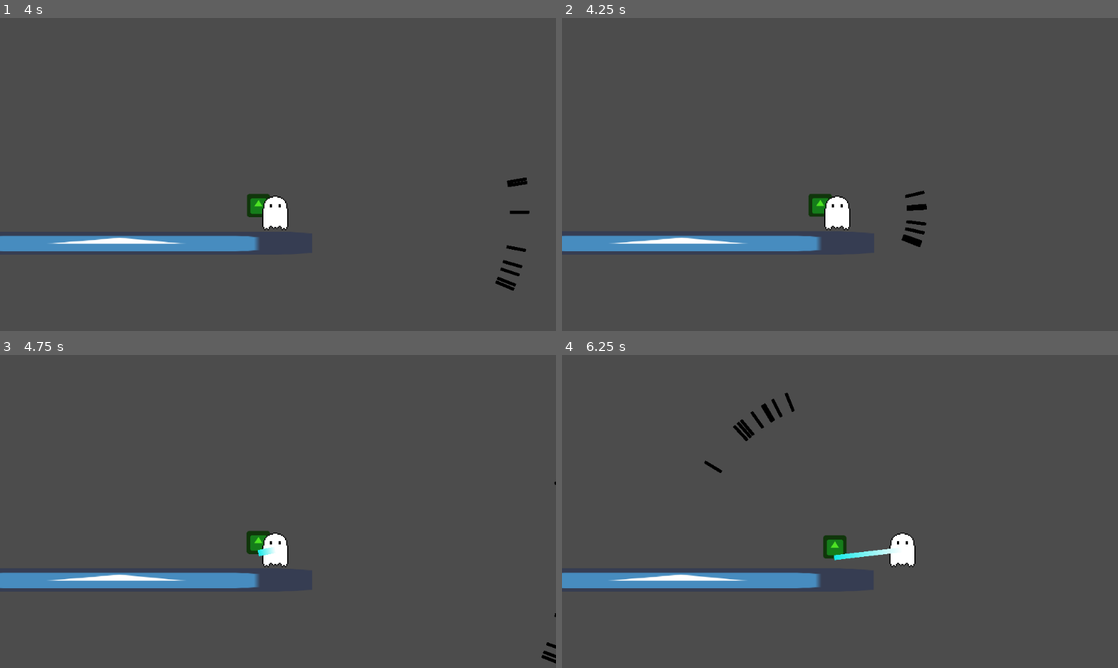
Above: before the commit, frames 1-4 (two rows, left to right).
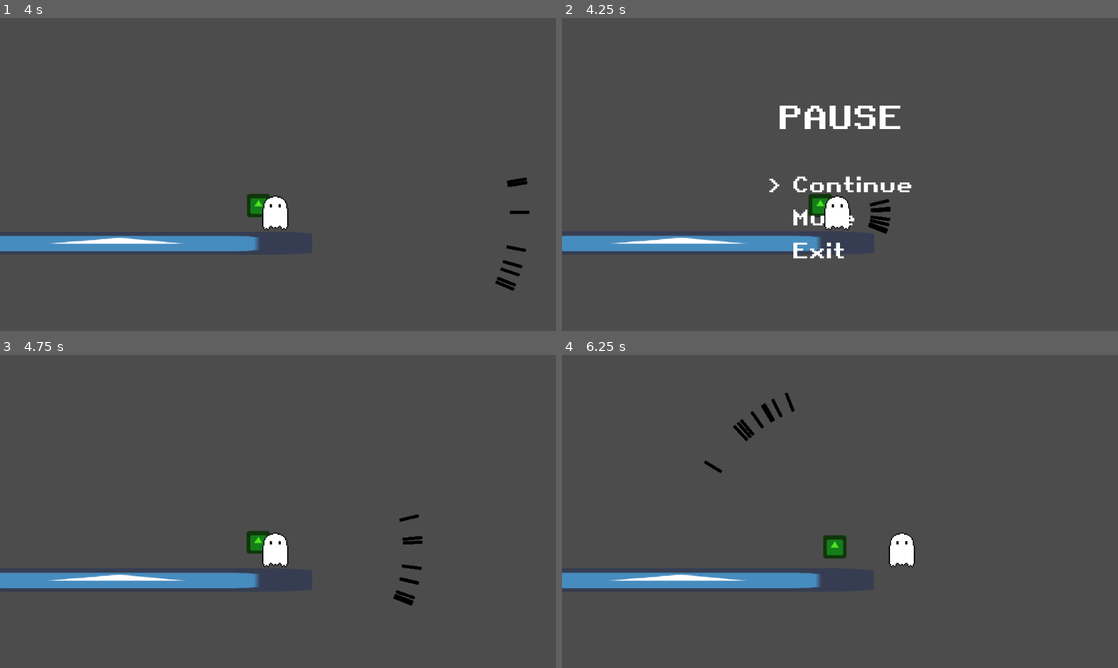
Above: after the commit, the same moments.

Repository: arnette-thomas/gmtk2021
Game: Godot game, scene res://scenes/World1.tscn
The game is run twice, just before and just after one commit, with the same random seed, the same clock (stepped at 60 frames per second) and the same inputs. The engine's default icon, where the game draws it, is replaced by a stand-in: a white triangle on a blue panel in a dark square.
Inputs (mouse positions are in pixels of both pictures, inside the frame that each line leads up to):
- Up to frame 1 (4 s): tap Enter (ui_accept) at 0.5, 1.52, 1.55, 1.82, 2.85, 3.02, 3.32, 3.77, 3.8 s; move the mouse to (400, 165) at 0.52 s; hold D (right) 0.53-1.28 s; hold Enter (ui_accept) 0.53-1.28 s; move the mouse to (166, 196) at 1.27 s; hold S (down) 1.28-2.03 s; click (166, 196) at 1.35 s; move the mouse to (333, 108) at 2.02 s; hold D (right) 2.03-2.78 s; hold Enter (ui_accept) 2.03-2.78 s; right-click (333, 108) at 2.1 s; move the mouse to (250, 246) at 2.77 s; hold Up (ui_up) 2.78-3.53 s; move the mouse to (444, 227) at 3.52 s; press the mouse at (444, 227) at 3.53 s; hold Q (left) from 3.53 s (still down)
- Up to frame 2 (4.25 s): keep holding Q (left); tap Enter (ui_accept) at 4.07 s; tap Escape (ui_cancel) at 4.15 s
- Up to frame 3 (4.75 s): keep holding Q (left); move the mouse to (111, 467) at 4.27 s; release the mouse at (111, 467) at 4.28 s; right-click (111, 467) at 4.35 s; tap Enter (ui_accept) at 4.52, 4.55 s
- Up to frame 4 (6.25 s): tap Enter (ui_accept) at 4.82, 6.02, 6.05 s; move the mouse to (867, 517) at 5.02 s; release Q (left) at 5.03 s; hold S (down) 5.03-5.78 s; hold Enter (ui_accept) 5.03-5.78 s; move the mouse to (756, 436) at 5.77 s; hold D (right) from 5.78 s (still down); click (756, 436) at 5.85 s

Frame 1 is identical in both runs. In frame 2, 2.2% of the frame differs, in the area x 37-66%, y 27-77%; in frame 3, 0.4%; in frame 4, 0.3%.

Commit message:
Pause menu and first main menu

Diff:
--- /dev/null
+++ b/fonts/RetroGamingBig.tres
@@ -0,0 +1,7 @@
+[gd_resource type="DynamicFont" load_steps=2 format=2]
+
+[ext_resource path="res://fonts/Retro Gaming.ttf" type="DynamicFontData" id=1]
+
+[resource]
+size = 60
+font_data = ExtResource( 1 )
--- /dev/null
+++ b/fonts/RetroGamingMedium.tres
@@ -0,0 +1,7 @@
+[gd_resource type="DynamicFont" load_steps=2 format=2]
+
+[ext_resource path="res://fonts/Retro Gaming.ttf" type="DynamicFontData" id=1]
+
+[resource]
+size = 40
+font_data = ExtResource( 1 )
--- a/project.godot
+++ b/project.godot
@@ -101,6 +101,12 @@
 , Object(InputEventJoypadButton,"resource_local_to_scene":false,"resource_name":"","device":0,"button_index":4,"pressure":0.0,"pressed":false,"script":null)
  ]
 }
+pause={
+"deadzone": 0.5,
+"events": [ Object(InputEventKey,"resource_local_to_scene":false,"resource_name":"","device":0,"alt":false,"shift":false,"control":false,"meta":false,"command":false,"pressed":false,"scancode":16777217,"unicode":0,"echo":false,"script":null)
+, Object(InputEventJoypadButton,"resource_local_to_scene":false,"resource_name":"","device":0,"button_index":11,"pressure":0.0,"pressed":false,"script":null)
+ ]
+}
 
 [physics]
 
--- /dev/null
+++ b/scenes/MainMenu.tscn
@@ -0,0 +1,86 @@
+[gd_scene load_steps=3 format=2]
+
+[ext_resource path="res://fonts/RetroGamingBig.tres" type="DynamicFont" id=1]
+[ext_resource path="res://fonts/RetroGamingMedium.tres" type="DynamicFont" id=2]
+
+[node name="MainMenu" type="MarginContainer"]
+pause_mode = 2
+anchor_right = 1.0
+anchor_bottom = 1.0
+size_flags_horizontal = 3
+size_flags_vertical = 3
+__meta__ = {
+"_edit_use_anchors_": false
+}
+
+[node name="CenterContainer" type="CenterContainer" parent="."]
+margin_right = 1024.0
+margin_bottom = 600.0
+
+[node name="VBoxContainer" type="VBoxContainer" parent="CenterContainer"]
+margin_left = 227.0
+margin_top = 175.0
+margin_right = 796.0
+margin_bottom = 424.0
+custom_constants/separation = 60
+
+[node name="Title" type="Label" parent="CenterContainer/VBoxContainer"]
+margin_right = 569.0
+margin_bottom = 77.0
+size_flags_vertical = 6
+custom_fonts/font = ExtResource( 1 )
+text = "AWESOME TITLE"
+align = 1
+valign = 1
+uppercase = true
+
+[node name="CenterContainer" type="CenterContainer" parent="CenterContainer/VBoxContainer"]
+margin_top = 137.0
+margin_right = 569.0
+margin_bottom = 249.0
+
+[node name="VBoxContainer" type="VBoxContainer" parent="CenterContainer/VBoxContainer/CenterContainer"]
+margin_left = 193.0
+margin_right = 375.0
+margin_bottom = 112.0
+size_flags_vertical = 3
+custom_constants/separation = 10
+
+[node name="ContinueContainer" type="HBoxContainer" parent="CenterContainer/VBoxContainer/CenterContainer/VBoxContainer"]
+margin_right = 182.0
+margin_bottom = 51.0
+custom_constants/separation = 20
+
+[node name="ContinueSelection" type="Label" parent="CenterContainer/VBoxContainer/CenterContainer/VBoxContainer/ContinueContainer"]
+margin_right = 24.0
+margin_bottom = 51.0
+rect_min_size = Vector2( 24, 51 )
+custom_fonts/font = ExtResource( 2 )
+text = ">"
+
+[node name="ContinueLabel" type="Label" parent="CenterContainer/VBoxContainer/CenterContainer/VBoxContainer/ContinueContainer"]
+margin_left = 44.0
+margin_right = 182.0
+margin_bottom = 51.0
+custom_fonts/font = ExtResource( 2 )
+text = "Start"
+
+[node name="ExitContainer" type="HBoxContainer" parent="CenterContainer/VBoxContainer/CenterContainer/VBoxContainer"]
+margin_top = 61.0
+margin_right = 182.0
+margin_bottom = 112.0
+custom_constants/separation = 20
+
+[node name="ExitSelection" type="Label" parent="CenterContainer/VBoxContainer/CenterContainer/VBoxContainer/ExitContainer"]
+margin_right = 24.0
+margin_bottom = 51.0
+rect_min_size = Vector2( 24, 51 )
+custom_fonts/font = ExtResource( 2 )
+text = ">"
+
+[node name="ExitLabel" type="Label" parent="CenterContainer/VBoxContainer/CenterContainer/VBoxContainer/ExitContainer"]
+margin_left = 44.0
+margin_right = 143.0
+margin_bottom = 51.0
+custom_fonts/font = ExtResource( 2 )
+text = "Exit"
--- /dev/null
+++ b/scenes/PauseMenu.tscn
@@ -0,0 +1,103 @@
+[gd_scene load_steps=4 format=2]
+
+[ext_resource path="res://fonts/RetroGamingBig.tres" type="DynamicFont" id=1]
+[ext_resource path="res://fonts/RetroGamingMedium.tres" type="DynamicFont" id=2]
+[ext_resource path="res://scripts/PauseMenu.gd" type="Script" id=3]
+
+[node name="PauseMenu" type="MarginContainer"]
+pause_mode = 2
+anchor_right = 1.0
+anchor_bottom = 1.0
+size_flags_horizontal = 3
+size_flags_vertical = 3
+script = ExtResource( 3 )
+__meta__ = {
+"_edit_use_anchors_": false
+}
+
+[node name="CenterContainer" type="CenterContainer" parent="."]
+margin_right = 1024.0
+margin_bottom = 600.0
+
+[node name="VBoxContainer" type="VBoxContainer" parent="CenterContainer"]
+margin_left = 378.0
+margin_top = 145.0
+margin_right = 645.0
+margin_bottom = 455.0
+custom_constants/separation = 60
+
+[node name="Title" type="Label" parent="CenterContainer/VBoxContainer"]
+margin_right = 267.0
+margin_bottom = 77.0
+size_flags_vertical = 6
+custom_fonts/font = ExtResource( 1 )
+text = "Pause"
+align = 1
+valign = 1
+uppercase = true
+
+[node name="VBoxContainer" type="VBoxContainer" parent="CenterContainer/VBoxContainer"]
+margin_top = 137.0
+margin_right = 267.0
+margin_bottom = 310.0
+size_flags_vertical = 3
+custom_constants/separation = 10
+
+[node name="ContinueContainer" type="HBoxContainer" parent="CenterContainer/VBoxContainer/VBoxContainer"]
+margin_right = 267.0
+margin_bottom = 51.0
+custom_constants/separation = 20
+
+[node name="ContinueSelection" type="Label" parent="CenterContainer/VBoxContainer/VBoxContainer/ContinueContainer"]
+margin_right = 24.0
+margin_bottom = 51.0
+rect_min_size = Vector2( 24, 51 )
+custom_fonts/font = ExtResource( 2 )
+text = ">"
+
+[node name="ContinueLabel" type="Label" parent="CenterContainer/VBoxContainer/VBoxContainer/ContinueContainer"]
+margin_left = 44.0
+margin_right = 267.0
+margin_bottom = 51.0
+custom_fonts/font = ExtResource( 2 )
+text = "Continue"
+
+[node name="OptionsContainer" type="HBoxContainer" parent="CenterContainer/VBoxContainer/VBoxContainer"]
+margin_top = 61.0
+margin_right = 267.0
+margin_bottom = 112.0
+custom_constants/separation = 20
+
+[node name="OptionsSelection" type="Label" parent="CenterContainer/VBoxContainer/VBoxContainer/OptionsContainer"]
+margin_right = 24.0
+margin_bottom = 51.0
+rect_min_size = Vector2( 24, 51 )
+custom_fonts/font = ExtResource( 2 )
+text = ">"
+
+[node name="OptionsLabel" type="Label" parent="CenterContainer/VBoxContainer/VBoxContainer/OptionsContainer"]
+margin_left = 44.0
+margin_right = 162.0
+margin_bottom = 51.0
+custom_fonts/font = ExtResource( 2 )
+text = "Mute"
+
+[node name="ExitContainer" type="HBoxContainer" parent="CenterContainer/VBoxContainer/VBoxContainer"]
+margin_top = 122.0
+margin_right = 267.0
+margin_bottom = 173.0
+custom_constants/separation = 20
+
+[node name="ExitSelection" type="Label" parent="CenterContainer/VBoxContainer/VBoxContainer/ExitContainer"]
+margin_right = 24.0
+margin_bottom = 51.0
+rect_min_size = Vector2( 24, 51 )
+custom_fonts/font = ExtResource( 2 )
+text = ">"
+
+[node name="ExitLabel" type="Label" parent="CenterContainer/VBoxContainer/VBoxContainer/ExitContainer"]
+margin_left = 44.0
+margin_right = 143.0
+margin_bottom = 51.0
+custom_fonts/font = ExtResource( 2 )
+text = "Exit"
--- a/scenes/World1.tscn
+++ b/scenes/World1.tscn
@@ -1,9 +1,10 @@
-[gd_scene load_steps=6 format=2]
+[gd_scene load_steps=7 format=2]
 
 [ext_resource path="res://scenes/Player.tscn" type="PackedScene" id=1]
 [ext_resource path="res://icon.png" type="Texture" id=2]
 [ext_resource path="res://scripts/CameraShake.gd" type="Script" id=3]
 [ext_resource path="res://scenes/Zombie.tscn" type="PackedScene" id=4]
+[ext_resource path="res://scenes/PauseMenu.tscn" type="PackedScene" id=5]
 
 [sub_resource type="RectangleShape2D" id=1]
 extents = Vector2( 541.003, 31.4458 )
@@ -47,4 +48,9 @@
 [node name="CollisionShape2D" type="CollisionShape2D" parent="Wall"]
 shape = SubResource( 1 )
 
+[node name="CanvasLayer" type="CanvasLayer" parent="."]
+
+[node name="PauseMenu" parent="CanvasLayer" instance=ExtResource( 5 )]
+visible = false
+
 [connection signal="timeout" from="YSort/Player/Camera2D/Timer" to="YSort/Player/Camera2D" method="_on_Timer_timeout"]
--- /dev/null
+++ b/scripts/PauseMenu.gd
@@ -0,0 +1,60 @@
+extends MarginContainer
+
+var is_enabled = false
+
+onready var selectors = [
+	$CenterContainer/VBoxContainer/VBoxContainer/ContinueContainer/ContinueSelection,
+	$CenterContainer/VBoxContainer/VBoxContainer/OptionsContainer/OptionsSelection,
+	$CenterContainer/VBoxContainer/VBoxContainer/ExitContainer/ExitSelection
+]
+
+var actions = [
+	funcref(self, "on_continue"),
+	funcref(self, "on_options"),
+	funcref(self, "on_exit")
+]
+
+const SELECTOR_TEXT = ">"
+var curr_selection = 0
+
+# Called when the node enters the scene tree for the first time.
+func _ready():
+	update_display()
+
+
+func _input(event):
+	if event.is_action_pressed("pause") || (is_enabled && event.is_action_pressed("ui_cancel")):
+		toggle_pause()
+
+	if not is_enabled: return
+
+	if event.is_action_pressed("up") || event.is_action_pressed("ui_up"):
+		curr_selection -= 1
+	if event.is_action_pressed("down") || event.is_action_pressed("ui_down"):
+		curr_selection += 1
+	curr_selection = fposmod(curr_selection, selectors.size())
+
+	if event.is_action_pressed("ui_accept"):
+		actions[curr_selection].call_func()
+
+	update_display()
+
+func update_display():
+	for idx in range(selectors.size()):
+		selectors[idx].text = SELECTOR_TEXT if idx == curr_selection else ""
+
+func toggle_pause():
+	is_enabled = !is_enabled
+	visible = is_enabled
+	get_tree().paused = is_enabled
+
+### Menu actions
+
+func on_continue():
+	toggle_pause()
+
+func on_options():
+	pass
+
+func on_exit():
+	get_tree().quit()
Binary file added: fonts/Retro Gaming.ttf
